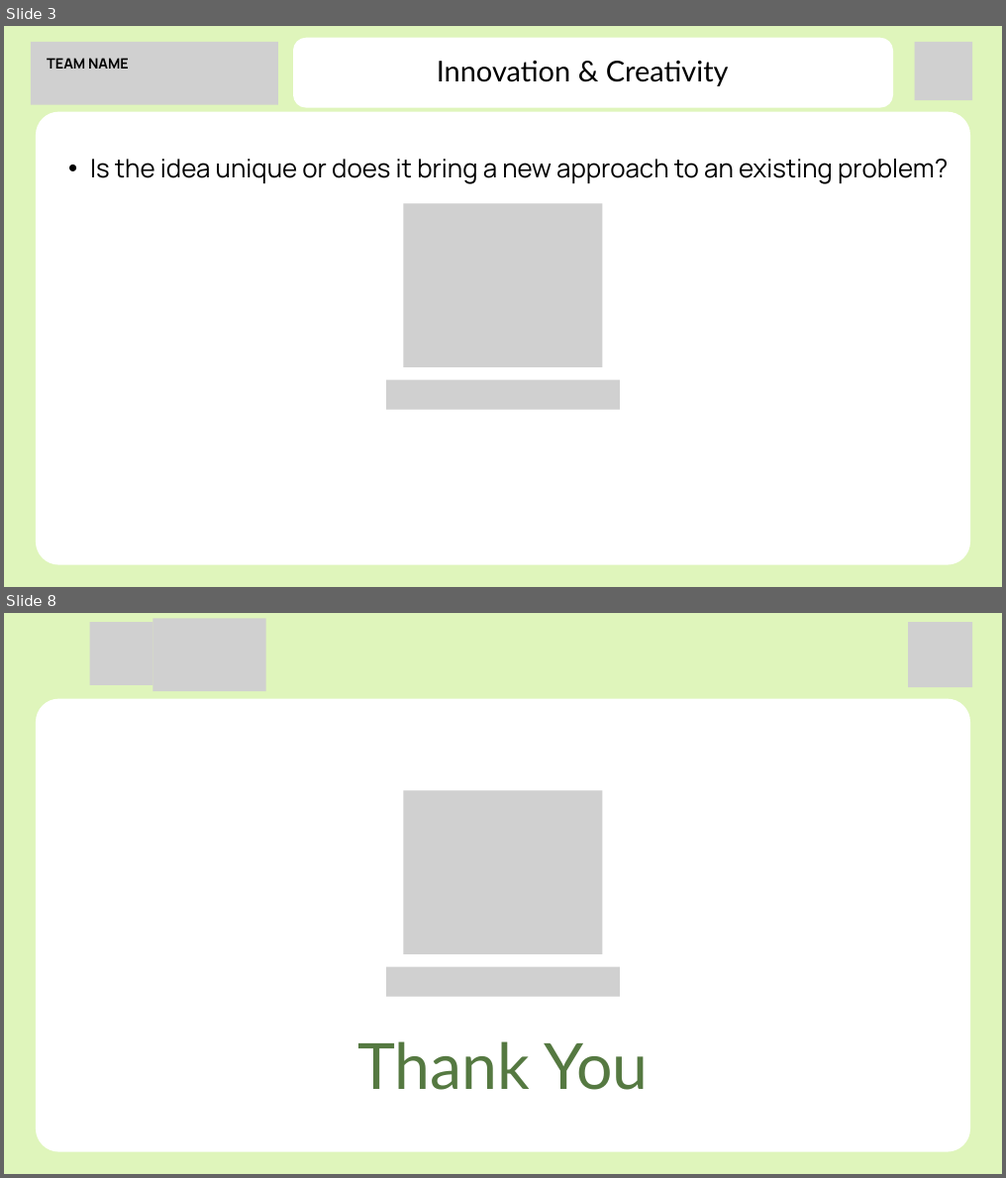
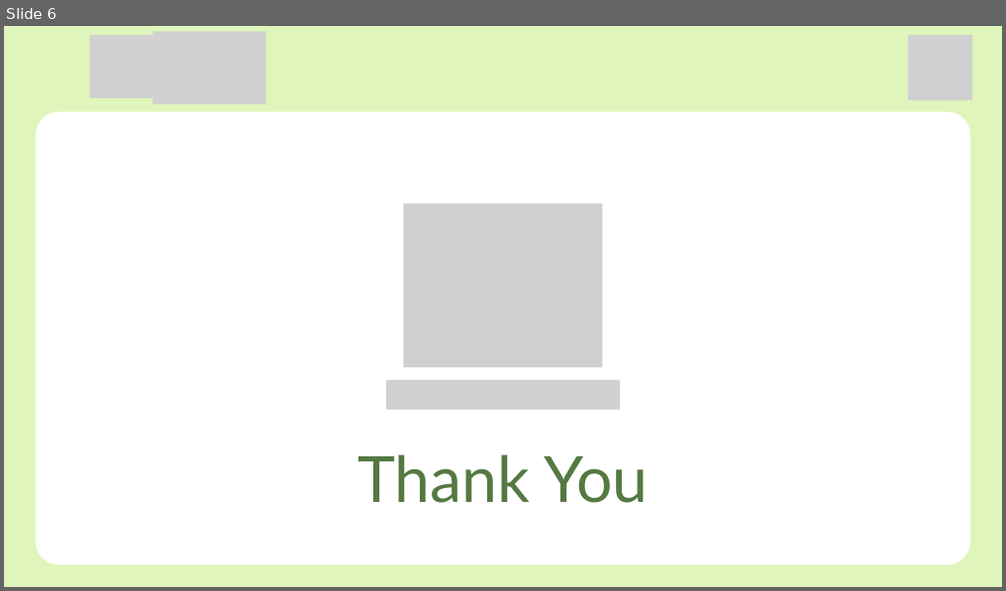
Before and after one commit to NikitaBhushanwar/SankalpBharat_2k26, a slide deck: public/PPT sankalp.pptx. Shown one above the other, each under a label of ours: slides 3 and 8 before the commit, slide 6 after it; the slides between them are not shown. The pictures are 1006x1178 and 1006x591 pixels, drawn with LibreOffice and Linux fonts; fonts in the diff are those of the drawing; grey boxes stand for pictures. Boxes give left, top, right and bottom in pixels: in the first picture for what was removed or moved away, otherwise in the second. Text is boxed around its words. In the diff, an @@ line names an element or a change of style, - is before the commit and + after.

```diff
--- a/public/PPT sankalp.pptx
+++ b/public/PPT sankalp.pptx
@@ slide 3 removed at <box>4,26,1002,587</box>, background #DFF5BB @@
@@ picture removed at <box>915,42,972,100</box> @@
@@ group removed at <box>31,38,893,108</box>: 2 texts, 1 picture, 1 freeform shape @@
-TEAM NAME
-Innovation & Creativity
@@ freeform shape removed at <box>36,112,970,566</box> @@
@@ text removed at <box>90,159,947,184</box> @@
-  • Is the idea unique or does it bring a new approach to an existing problem?
@@ picture removed at <box>404,203,603,368</box> @@
@@ picture removed at <box>386,380,620,410</box> @@
@@ what was slide 8 is now slide 6 @@
```
Also in this commit, not shown: 4 slides changed, 1 slide added, 2 other slides removed, 10 other files.
